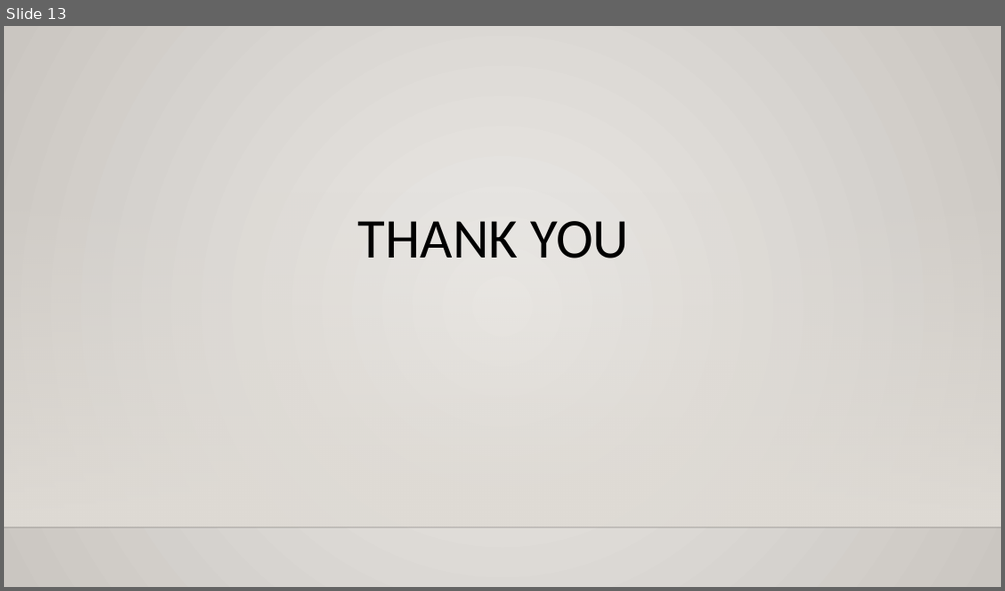
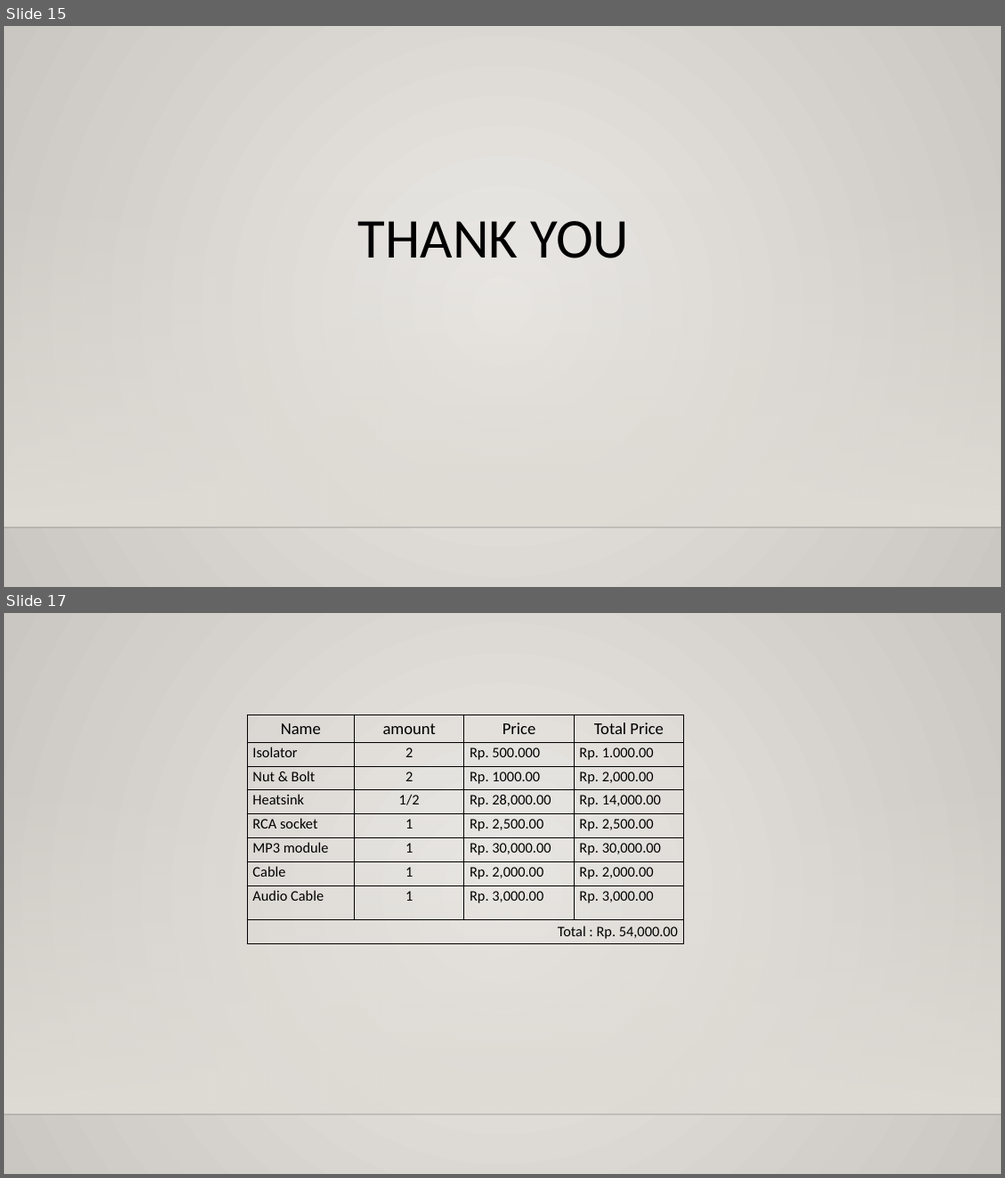
Before and after one commit to rizkywidianto12/Elektronika, a slide deck: Doc/Presentasi.pptx. Shown one above the other, each under a label of ours: slide 13 before the commit, slides 15 and 17 after it; the slides between them are not shown. The pictures are 1005x591 and 1005x1178 pixels, drawn with LibreOffice and Linux fonts; fonts in the diff are those of the drawing; background and template pictures are left out. Boxes give left, top, right and bottom in pixels: in the first picture for what was removed or moved away, otherwise in the second. Text is boxed around its words. In the diff, an @@ line names an element or a change of style, - is before the commit and + after.

```diff
--- a/Doc/Presentasi.pptx
+++ b/Doc/Presentasi.pptx
@@ slide 17 added at box(4, 613, 1001, 1174), background gradient #ECEAE7 to #CAC7C1; not listed: 2 template elements that a slide beside it also shows @@
@@ table added at box(247, 714, 684, 943), 9 rows, 4 columns @@
+Name | amount | Price | Total Price
+Isolator | 2 | Rp. 500.000 | Rp. 1.000.00
+Nut & Bolt | 2 | Rp. 1000.00 | Rp. 2,000.00
+Heatsink | 1/2 | Rp. 28,000.00 | Rp. 14,000.00
+RCA socket | 1 | Rp. 2,500.00 | Rp. 2,500.00
+MP3 module | 1 | Rp. 30,000.00 | Rp. 30,000.00
+Cable | 1 | Rp. 2,000.00 | Rp. 2,000.00
+Audio Cable | 1 | Rp. 3,000.00 | Rp. 3,000.00
+Total : Rp. 54,000.00 |  |  | 
@@ what was slide 13 is now slide 15 @@
```
Also in this commit, not shown: 4 slides changed, 5 other slides added, 1 slide removed, 1 other file.
